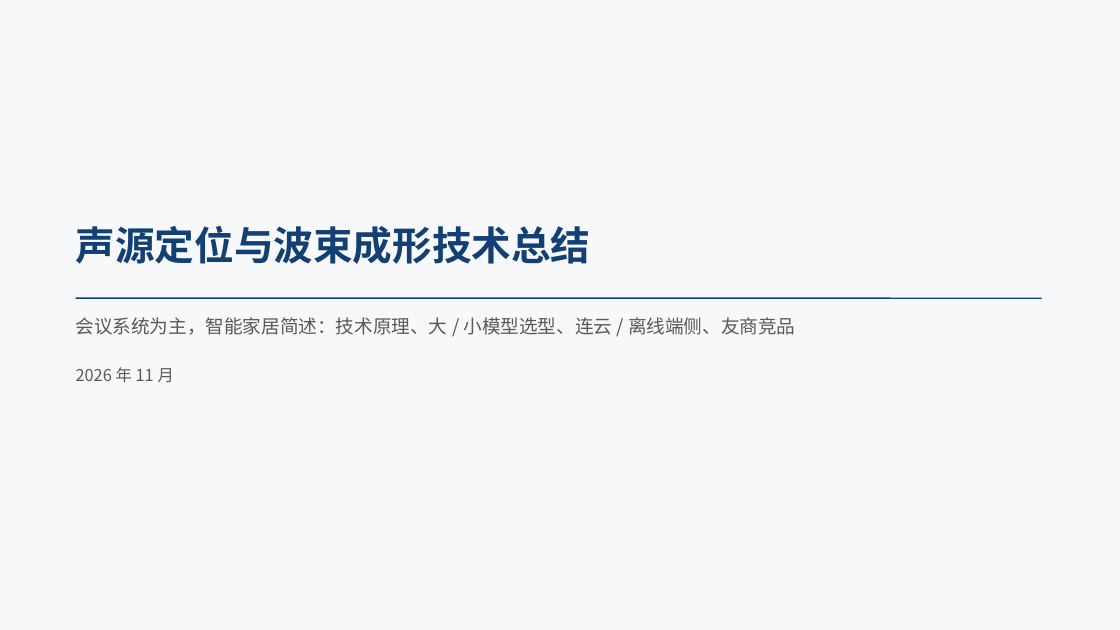
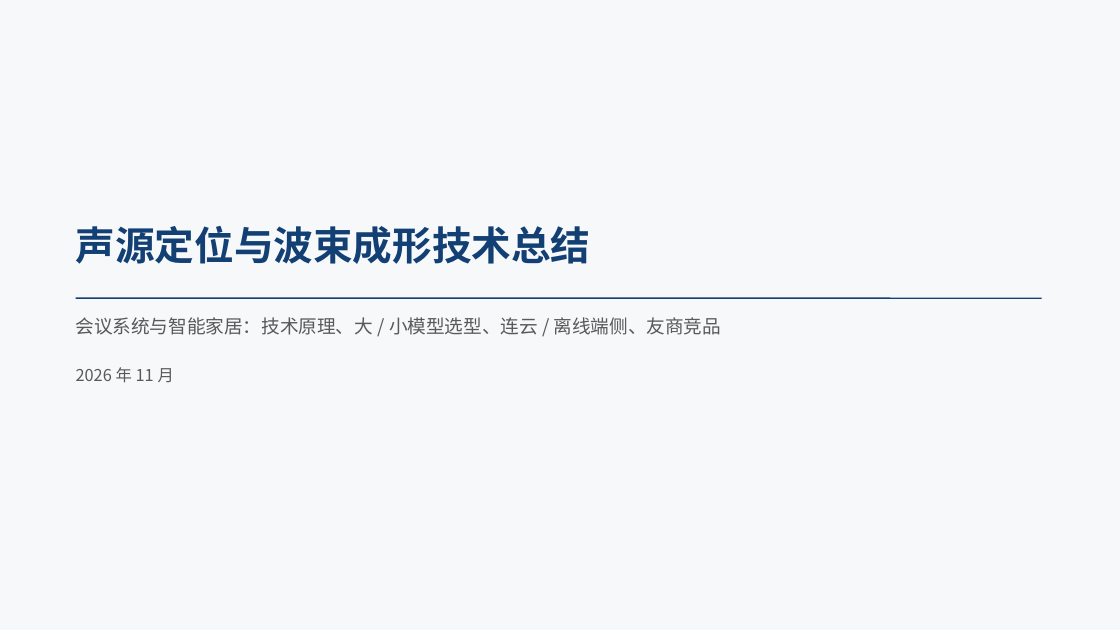
Before and after one commit to ZeroFoxxi/ssl-scene1, a slide deck: slide 1 of 01_场景一_摄像头声源定位/技术总结/声源定位与波束成形技术总结.pptx. Drawn at 1120x630 pixels with LibreOffice and Linux fonts; fonts in the diff are those of the drawing. Boxes give left, top, right and bottom in pixels: in the first picture for what was removed or moved away, otherwise in the second. Text is boxed around its words. In the diff, an @@ line names an element or a change of style, - is before the commit and + after.

```diff
--- a/01_场景一_摄像头声源定位/技术总结/声源定位与波束成形技术总结.pptx
+++ b/01_场景一_摄像头声源定位/技术总结/声源定位与波束成形技术总结.pptx
@@ text at (76,317,721,335): text changed @@
-会议系统为主，智能家居简述：技术原理、大 / 小模型选型、连云 / 离线端侧、友商竞品
+会议系统与智能家居：技术原理、大 / 小模型选型、连云 / 离线端侧、友商竞品
```
Also in this commit, not shown: 5 other slides changed, 3 slides removed, 3 other files.
